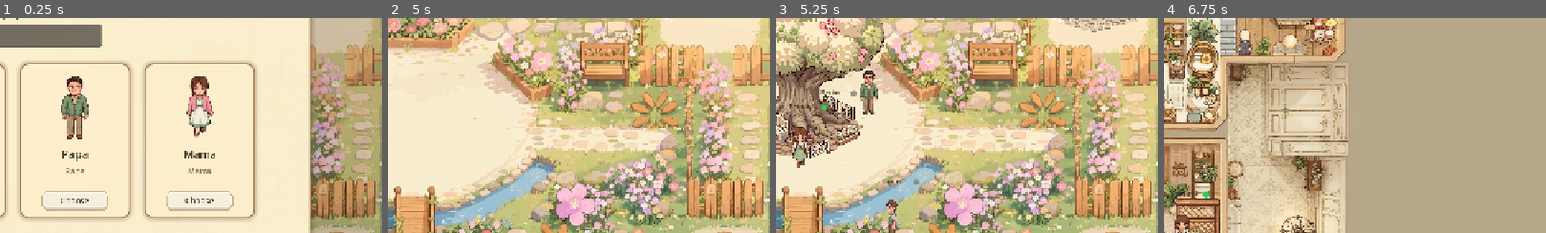
Above: before the commit, frames 1-4 (left to right).
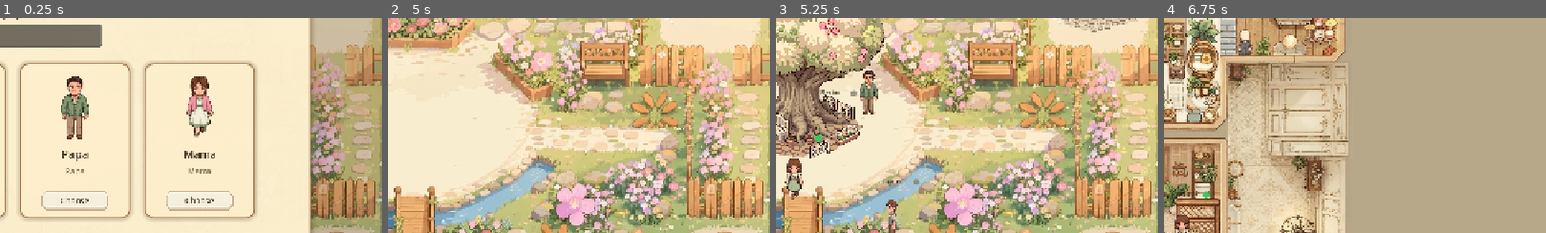
Above: after the commit, the same moments.

Repository: peilinpeng/family-garden-dev
Game: Godot game, scene res://scenes/Main.tscn
The game is run twice, just before and just after one commit, with the same random seed, the same clock (stepped at 60 frames per second) and the same inputs.
Inputs (mouse positions are % of the whole screen's width and height, from its top left):
- Up to frame 1 (0.25 s): no input
- Up to frame 2 (5 s): click "Tree" at 0.5 s; click "Sign" at 1.25 s; click "Map" at 2 s; click "Postcards" at 2.75 s; click "Role" at 3.5 s; click "×" at 4.25 s
- Up to frame 3 (5.25 s): click "Back Garden" at 5 s
- Up to frame 4 (6.75 s): click "Save" at 5.75 s; drag from (12, 17) to (90, 20) at 6.52 s
The pictures show only the part of the screen within x 48-98%, y 29-79%; the shares and areas given below are measured in that part.

Frames 1-2 are identical in both runs. In frame 3, 1.4% of the frame differs, in the area x 2-14%, y 40-85%; in frame 4, nothing differs.

Commit message:
feat(game): 阶段1 — ScenePortal 通用场景切换框架 + 爸爸鱼塘(WIP)
- 新增 ScenePortal 管理器(autoload)：读 portals_{scene}.json，按 docs/09 §14
  实现走入(body_entered)+点按(tap)双触发、spawn 点回退、0.4s 防抖锁
- SceneManager.goto_scene() 通用切换 + _build_fishpond() 鱼塘场景
  (占位水色背景 + 漂流瓶 + 返回入口 + 问题面板 + 回答生成岸边记忆)
- 花园 _show_garden 接入 spawn_key + 生成花园入口
- NodeFactory 改为优先读 manifest file_name 真实美术，缺图回退占位

Co-Authored-By: Claude Opus 4.8 <noreply@anthropic.com>

Diff:
--- a/game/project.godot
+++ b/game/project.godot
@@ -21,6 +21,7 @@
 MemoryManager="*res://scripts/managers/memory_manager.gd"
 SlotManager="*res://scripts/managers/slot_manager.gd"
 NodeFactory="*res://scripts/managers/node_factory.gd"
+ScenePortal="*res://scripts/managers/scene_portal.gd"
 SceneManager="*res://scripts/managers/scene_manager.gd"
 
 [display]
--- a/game/scripts/managers/node_factory.gd
+++ b/game/scripts/managers/node_factory.gd
@@ -51,8 +51,8 @@
 	var sprite := Sprite2D.new()
 	sprite.texture_filter = CanvasItem.TEXTURE_FILTER_NEAREST
 	sprite.centered = true
-	if ResourceLoader.exists(PLACEHOLDER_TEXTURE):
-		var tex: Texture2D = load(PLACEHOLDER_TEXTURE)
+	var tex := _resolve_texture(entry)
+	if tex != null:
 		sprite.texture = tex
 		if tex.get_height() > 0:
 			sprite.scale = Vector2.ONE * (display_h / float(tex.get_height()))
@@ -61,6 +61,19 @@
 
 	root.add_child(_make_click_area(entry, on_click))
 	return root
+
+## 优先按 manifest file_name 读真实美术(res://assets/<scene>/<file>)，缺图回退占位。
+## A 的正式美术到位后无需改代码，丢进对应场景目录即自动生效。
+func _resolve_texture(entry: Dictionary) -> Texture2D:
+	var scene := String(entry.get("scene", ""))
+	var file_name := String(entry.get("file_name", ""))
+	if scene != "" and file_name != "":
+		var real_path := "res://assets/%s/%s" % [scene, file_name]
+		if ResourceLoader.exists(real_path):
+			return load(real_path)
+	if ResourceLoader.exists(PLACEHOLDER_TEXTURE):
+		return load(PLACEHOLDER_TEXTURE)
+	return null
 
 ## 点击区：取自 manifest click_rect（相对 pivot，逻辑坐标），最小 80×80。
 func _make_click_area(entry: Dictionary, on_click: Callable) -> Area2D:
--- a/game/scripts/managers/scene_manager.gd
+++ b/game/scripts/managers/scene_manager.gd
@@ -458,7 +458,7 @@
 		plant_button.text = "Plant: ON" if plant_mode else "Plant: OFF"
 		_apply_button_style(plant_button, plant_mode)
 
-func _show_garden() -> void:
+func _show_garden(spawn_key: String = "default") -> void:
 	_close_active_panel()
 	_clear_map_ui()
 	if room_card != null and is_instance_valid(room_card):
@@ -474,9 +474,11 @@
 	_add_core_objects()
 	_add_npcs()
 	_add_animals()
-	_add_player(Vector2(650, 405))
+	var spawn: Vector2 = ScenePortal.get_spawn("garden", spawn_key)
+	_add_player(spawn)
 	_rebuild_plants()
 	_spawn_demo_memory_nodes()
+	ScenePortal.build_portals("garden", world, _on_portal_travel)
 
 # 阶段 1（mock-first）：用一张演示记忆卡片，在花园 slot 上生成 3 朵可点击记忆花。
 # 走 SlotManager 分配（不重叠）+ NodeFactory 生成（bottom_center + 点击区）。
@@ -495,6 +497,11 @@
 # 阶段1 mock 演示用的记忆列表。真实流程将由 MemoryManager + AI 客户端填充并持久化。
 # 每项：{ id, card, state(new/grown), answer, node }。当前不落库，离开花园后重置。
 var _demo_memories: Array = []
+
+# 鱼塘漂流瓶 demo 列表（mock-first，离场重置）。每项：{ id, question, state, answer, node }。
+var _demo_bottles: Array = []
+# 切场景防抖锁（docs/09 §14：切换期间锁输入 0.3–0.5s，防重复触发）。
+var _travel_lock := false
 
 func _spawn_demo_memory_nodes() -> void:
 	_demo_memories.clear()
@@ -641,6 +648,193 @@
 	t.tween_property(n, "scale", Vector2(0.7, 0.7), 1.1).set_trans(Tween.TRANS_SINE).set_ease(Tween.EASE_OUT)
 	t.tween_property(n, "scale", Vector2(1.0, 1.0), 1.1).set_trans(Tween.TRANS_BACK).set_ease(Tween.EASE_OUT)
 
+# ── 通用场景切换（ScenePortal 框架）────────────────────────────────
+# 所有场景切换的唯一入口。target = garden/fishpond/...；spawn_key = 目标场景出生点。
+func goto_scene(target: String, spawn_key: String = "default") -> void:
+	match target:
+		"garden":
+			_show_garden(spawn_key)
+		"fishpond":
+			_build_fishpond(spawn_key)
+		_:
+			push_warning("[SceneManager] 未知场景 '%s'，忽略切换" % target)
+
+# ScenePortal 走入/点按触发的回调；带防抖锁防止刚进场就反复触发。
+func _on_portal_travel(target: String, spawn_key: String) -> void:
+	if _travel_lock:
+		return
+	_travel_lock = true
+	goto_scene(target, spawn_key)
+	var timer := get_tree().create_timer(0.4)
+	timer.timeout.connect(func() -> void: _travel_lock = false)
+
+# 通用场景背景：优先读 manifest bg 真实美术，缺图回退纯色（fallback_color）。
+func _add_scene_background(scene: String, fallback_color: Color) -> void:
+	var backdrop := Sprite2D.new()
+	backdrop.name = "SceneBackdrop"
+	backdrop.centered = true
+	backdrop.position = GAME_SIZE / 2.0
+	backdrop.z_index = -100
+	backdrop.texture_filter = CanvasItem.TEXTURE_FILTER_NEAREST
+	var bg_path := "res://assets/%s/scene_%s_bg_01.png" % [scene, scene]
+	if ResourceLoader.exists(bg_path):
+		var tex: Texture2D = load(bg_path)
+		backdrop.texture = tex
+		var sx := GAME_SIZE.x / float(tex.get_width())
+		var sy := GAME_SIZE.y / float(tex.get_height())
+		backdrop.scale = Vector2(sx, sy)
+	else:
+		backdrop.texture = _solid_texture(int(GAME_SIZE.x), int(GAME_SIZE.y), fallback_color)
+	world.add_child(backdrop)
+
+# ── 爸爸鱼塘 fishpond ──────────────────────────────────────────────
+func _build_fishpond(spawn_key: String = "default") -> void:
+	_close_active_panel()
+	_clear_map_ui()
+	if room_card != null and is_instance_valid(room_card):
+		room_card.queue_free()
+		room_card = null
+	mode = "fishpond"
+	adding_place = false
+	plant_mode = false
+	_update_plant_button()
+	_clear_world()
+	info_label.text = "爸爸鱼塘"
+	_add_scene_background("fishpond", Color(0.42, 0.62, 0.70, 1.0))  # 占位水色，等 A 出背景
+	var spawn: Vector2 = ScenePortal.get_spawn("fishpond", spawn_key)
+	_add_player(spawn)
+	_spawn_demo_bottles()
+	ScenePortal.build_portals("fishpond", world, _on_portal_travel)
+	print("[Stage1] fishpond bottles spawned=", _demo_bottles.size(), " slot 用量=", SlotManager.usage("fishpond"))
+
+# 阶段1 mock：在水面 slot 上生成 2 个可点击漂流瓶。点击 → 问题面板 → 回答 → 岸边生记忆节点。
+const DEMO_BOTTLE_QUESTIONS := [
+	"爸爸最常带你们去哪里钓鱼或散步？",
+	"有没有一个和爸爸在水边度过的周末，你一直记得？",
+]
+
+func _spawn_demo_bottles() -> void:
+	_demo_bottles.clear()
+	SlotManager.reset("fishpond")
+	SlotManager.load_scene("fishpond")
+	var spawned := 0
+	for i in range(DEMO_BOTTLE_QUESTIONS.size()):
+		var slot: Variant = SlotManager.allocate("fishpond", "bottle", "bottle_%d" % i)
+		if slot == null:
+			break
+		var bid := "bottle_%d" % i
+		var card := {"node_type": "bottle", "suggested_scene": "fishpond"}
+		var node := NodeFactory.make_memory_node(card, slot, _on_bottle_clicked.bind(bid))
+		var tag := Label.new()
+		tag.name = "DemoTag"
+		tag.text = "漂流瓶"
+		tag.position = Vector2(-26, -104)
+		tag.mouse_filter = Control.MOUSE_FILTER_IGNORE
+		tag.add_theme_font_size_override("font_size", 13)
+		tag.add_theme_color_override("font_color", Color(0.15, 0.30, 0.40, 0.95))
+		node.add_child(tag)
+		world.add_child(node)
+		_demo_bottles.append({"id": bid, "question": DEMO_BOTTLE_QUESTIONS[i], "state": "floating", "answer": "", "node": node})
+		spawned += 1
+
+func _find_demo_bottle(bid: String) -> Dictionary:
+	for b in _demo_bottles:
+		if String(b.get("id", "")) == bid:
+			return b
+	return {}
+
+func _on_bottle_clicked(bid: String) -> void:
+	var b := _find_demo_bottle(bid)
+	if not b.is_empty():
+		_open_bottle_panel(b)
+
+# 漂流瓶问题面板（复用记忆卡片样式）：未答=问题+回答框；已答=显示回答。
+func _open_bottle_panel(b: Dictionary) -> void:
+	_close_active_panel()
+	var overlay := _create_modal_overlay()
+	active_modal = overlay
+
+	var panel := Panel.new()
+	panel.position = Vector2(360, 150)
+	panel.size = Vector2(560, 420)
+	panel.mouse_filter = Control.MOUSE_FILTER_STOP
+	_apply_panel_style(panel)
+	overlay.add_child(panel)
+	_add_panel_close_button(panel)
+
+	var title := Label.new()
+	title.text = "🍶 漂来一个问题"
+	title.position = Vector2(34, 24)
+	title.size = Vector2(490, 34)
+	title.add_theme_font_size_override("font_size", 23)
+	title.add_theme_color_override("font_color", Color(0.18, 0.30, 0.38, 1.0))
+	panel.add_child(title)
+
+	var q := Label.new()
+	q.text = String(b.get("question", ""))
+	q.position = Vector2(34, 76)
+	q.size = Vector2(492, 70)
+	q.autowrap_mode = TextServer.AUTOWRAP_WORD_SMART
+	q.add_theme_font_size_override("font_size", 17)
+	q.add_theme_color_override("font_color", Color(0.20, 0.28, 0.26, 1.0))
+	panel.add_child(q)
+
+	if String(b.get("state", "floating")) == "floating":
+		var input := TextEdit.new()
+		input.placeholder_text = "写下你的回答…"
+		input.position = Vector2(34, 160)
+		input.size = Vector2(492, 130)
+		panel.add_child(input)
+		_add_panel_button(panel, "取消", Vector2(150, 312), Vector2(120, 40), "close")
+		var submit := Button.new()
+		submit.text = "回答"
+		submit.position = Vector2(290, 312)
+		submit.size = Vector2(120, 40)
+		submit.mouse_filter = Control.MOUSE_FILTER_STOP
+		_apply_button_style(submit, false)
+		submit.pressed.connect(_submit_bottle_answer.bind(String(b.get("id", "")), input))
+		panel.add_child(submit)
+	else:
+		var ans_title := Label.new()
+		ans_title.text = "你的回答（已生成记忆）"
+		ans_title.position = Vector2(34, 160)
+		ans_title.size = Vector2(492, 22)
+		ans_title.add_theme_font_size_override("font_size", 13)
+		ans_title.add_theme_color_override("font_color", Color(0.30, 0.45, 0.42, 1.0))
+		panel.add_child(ans_title)
+		var ans := Label.new()
+		ans.text = String(b.get("answer", ""))
+		ans.position = Vector2(34, 186)
+		ans.size = Vector2(492, 104)
+		ans.autowrap_mode = TextServer.AUTOWRAP_WORD_SMART
+		ans.add_theme_font_size_override("font_size", 16)
+		ans.add_theme_color_override("font_color", Color(0.18, 0.22, 0.20, 1.0))
+		panel.add_child(ans)
+		_add_panel_button(panel, "关闭", Vector2(220, 312), Vector2(120, 40), "close")
+
+func _submit_bottle_answer(bid: String, input: TextEdit) -> void:
+	var b := _find_demo_bottle(bid)
+	if b.is_empty():
+		return
+	var text: String = input.text.strip_edges()
+	if text == "":
+		_show_toast("写点什么再回答吧～")
+		return
+	b["answer"] = text
+	b["state"] = "opened"
+	_close_active_panel()
+	# 回答后在岸边 slot 生成一个记忆节点（漂流瓶 → 记忆）。
+	var slot: Variant = SlotManager.allocate("fishpond", "memory_flower", bid + "_mem")
+	if slot != null:
+		var card := {"title": "鱼塘的回忆", "description": text, "memory_type": "father",
+			"suggested_scene": "fishpond", "question": String(b.get("question", "")),
+			"node_type": "memory_flower", "confidence": 1.0, "guess": "与爸爸有关的记忆"}
+		var mem_node := NodeFactory.make_memory_node(card, slot, func() -> void: _show_toast("一段鱼塘记忆 🌊"))
+		mem_node.scale = Vector2(0.25, 0.25)
+		world.add_child(mem_node)
+		_grow_memory_node(mem_node)
+	_show_toast("漂流瓶被回答了 🍶 → 🌊")
+
 func _clear_world() -> void:
 	for child in world.get_children():
 		child.queue_free()
@@ -907,6 +1101,7 @@
 	var display_name := MemoryManager.player_display_name if MemoryManager.player_display_name != "" else _default_name_for_role(MemoryManager.selected_role_key)
 	player = _create_character(display_name, ASSETS[asset_key], pos, true)
 	player.name = "Player_" + MemoryManager.selected_role_key
+	player.add_to_group("player")  # ScenePortal body_entered 仅认 player 组
 	world.add_child(player)
 	_add_online_status_badge(player, true)
 
--- /dev/null
+++ b/game/scripts/managers/scene_portal.gd
@@ -0,0 +1,96 @@
+extends Node
+
+## Family Garden 场景入口管理器（autoload 单例）。
+## 加载 portals_{scene}.json：提供 spawn 点查询 + 按 trigger_rect 生成 ScenePortal(Area2D)。
+## 入口走入(body_entered, 仅主控角色) 与点按(tap) 两种触发走同一回调（docs/09 §14）。
+## 阶段 1 / feature/garden-mvp-loop。
+
+const PLAYER_GROUP := "player"
+
+# scene -> { "spawn_points": Dictionary, "portals": Array<Dictionary> }
+var _scenes: Dictionary = {}
+
+func load_scene(scene: String) -> void:
+	var path := "res://assets/manifest/portals_%s.json" % scene
+	if not FileAccess.file_exists(path):
+		push_warning("[ScenePortal] 缺少 portal 文件: " + path)
+		_scenes[scene] = {"spawn_points": {}, "portals": []}
+		return
+	var f := FileAccess.open(path, FileAccess.READ)
+	var data: Variant = JSON.parse_string(f.get_as_text())
+	var spawn_points: Dictionary = {}
+	var portals: Array = []
+	if data is Dictionary:
+		spawn_points = data.get("spawn_points", {})
+		portals = data.get("portals", [])
+	_scenes[scene] = {"spawn_points": spawn_points, "portals": portals}
+
+## 取场景中某 spawn_point 的逻辑坐标；找不到回退 default 并打印警告（docs/09 §14.3）。
+func get_spawn(scene: String, key: String = "default") -> Vector2:
+	if not _scenes.has(scene):
+		load_scene(scene)
+	var sp: Dictionary = _scenes[scene].get("spawn_points", {})
+	if sp.has(key):
+		return _to_vec(sp[key])
+	if key != "default":
+		push_warning("[ScenePortal] %s 无 spawn_point '%s'，回退 default" % [scene, key])
+	if sp.has("default"):
+		return _to_vec(sp["default"])
+	push_warning("[ScenePortal] %s 无 default spawn_point，回退屏幕中心" % scene)
+	return Vector2(640, 480)
+
+## 为场景生成全部 ScenePortal 节点并加进 world。
+## travel_cb(target_scene: String, spawn_point: String) 在走入/点按时调用。
+func build_portals(scene: String, world: Node2D, travel_cb: Callable) -> int:
+	if not _scenes.has(scene):
+		load_scene(scene)
+	var built := 0
+	for portal in _scenes[scene].get("portals", []):
+		if not (portal is Dictionary):
+			continue
+		_build_one(portal, world, travel_cb)
+		built += 1
+	return built
+
+func _build_one(portal: Dictionary, world: Node2D, travel_cb: Callable) -> void:
+	var rect := _to_rect(portal.get("trigger_rect", [0, 0, 96, 128]))
+	var target := String(portal.get("target_scene", ""))
+	var spawn_key := String(portal.get("spawn_point", "default"))
+	var tap_enabled := bool(portal.get("tap_enabled", true))
+
+	var area := Area2D.new()
+	area.name = "Portal_" + String(portal.get("portal_id", "portal"))
+	area.monitoring = true
+	area.collision_mask = 1  # 主控角色在 layer 1
+	area.position = rect.position + rect.size * 0.5
+
+	var shape := CollisionShape2D.new()
+	var box := RectangleShape2D.new()
+	box.size = rect.size
+	shape.shape = box
+	area.add_child(shape)
+
+	# 走入触发：仅主控角色（player 组）
+	area.body_entered.connect(func(body: Node) -> void:
+		if body.is_in_group(PLAYER_GROUP):
+			travel_cb.call(target, spawn_key))
+
+	# 点按触发
+	if tap_enabled:
+		area.input_pickable = true
+		area.input_event.connect(func(_vp: Node, event: InputEvent, _idx: int) -> void:
+			if event is InputEventMouseButton and event.pressed and event.button_index == MOUSE_BUTTON_LEFT:
+				get_viewport().set_input_as_handled()
+				travel_cb.call(target, spawn_key))
+
+	world.add_child(area)
+
+func _to_vec(arr: Variant) -> Vector2:
+	if arr is Array and (arr as Array).size() >= 2:
+		return Vector2(float(arr[0]), float(arr[1]))
+	return Vector2(640, 480)
+
+func _to_rect(arr: Variant) -> Rect2:
+	if arr is Array and (arr as Array).size() >= 4:
+		return Rect2(float(arr[0]), float(arr[1]), float(arr[2]), float(arr[3]))
+	return Rect2(0, 0, 96, 128)
Not shown, added: game/scripts/managers/scene_portal.gd.uid
